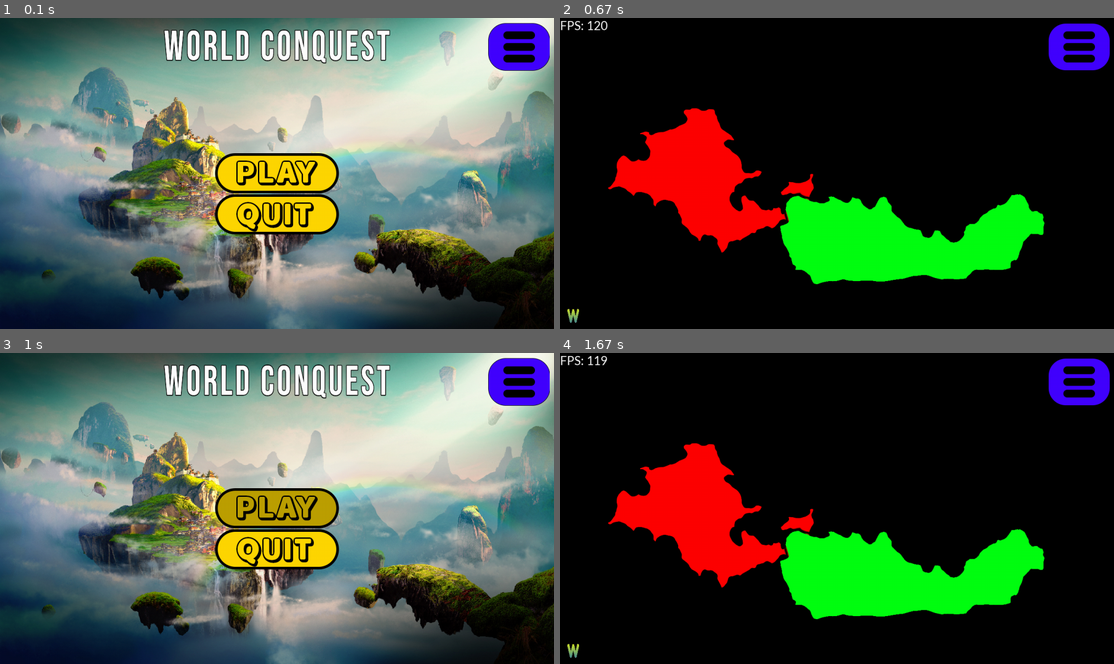
Above: before the commit, frames 1-4 (two rows, left to right).
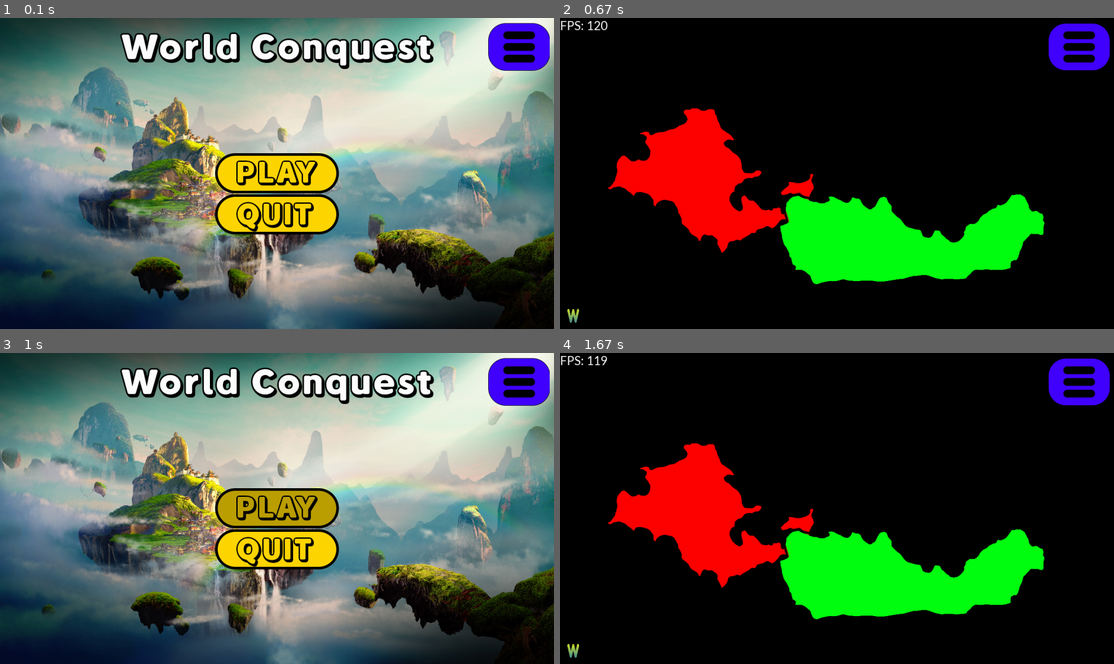
Above: after the commit, the same moments.

Repository: SWE2024/project-pygame
Game: pygame game, started from main.py
Two runs of this game, one before a commit and one after it. Both use one fixed random seed, a clock stepped at 60 frames per second and the inputs below.
Inputs (mouse positions are in pixels of both pictures, inside the frame that each line leads up to):
- Up to frame 1 (0.1 s): no input
- Up to frame 2 (0.67 s): click (837, 173) at 0.38 s
- Up to frame 3 (1 s): hold Tab from 0.67 s (still down)
- Up to frame 4 (1.67 s): release Tab at 1.13 s; click (665, 461) at 1.22 s; click (837, 508) at 1.55 s

The runs differ from the first frame. In frame 1, 4.3% of the frame differs, in the area x 21-79%, y 3-17%; in frame 2, nothing differs; in frame 3, 4.3%; in frame 4, nothing differs.

Commit message:
logo fix, folder fix

Diff:
--- a/main.py
+++ b/main.py
@@ -27,18 +27,18 @@
 pygame.display.set_caption('World Conquest')
 pygame.display.set_icon(icon)
 
-btnPlay = pygame.image.load(current_path + '/assets/btnPlay.png').convert_alpha()
-btnPlayHover = pygame.image.load(current_path + '/assets/btnPlayHover.png').convert_alpha()
-btnSettings = pygame.image.load(current_path + '/assets/btnSettings.png').convert_alpha()
-btnSettingsHover = pygame.image.load(current_path + '/assets/btnSettingsHover.png').convert_alpha()
-btnAudio = pygame.image.load(current_path + '/assets/btnAudio.png').convert_alpha()
-btnAudioHover = pygame.image.load(current_path + '/assets/btnAudioHover.png').convert_alpha()
-btnBack = pygame.image.load(current_path + '/assets/btnBack.png').convert_alpha()
-btnBackHover = pygame.image.load(current_path + '/assets/btnBackHover.png').convert_alpha()
-btnExit = pygame.image.load(current_path + '/assets/btnExit.png').convert_alpha()
-btnExitHover = pygame.image.load(current_path + '/assets/btnExitHover.png').convert_alpha()
-btnQuit = pygame.image.load(current_path + '/assets/btnQuit.png').convert_alpha()
-btnQuitHover = pygame.image.load(current_path + '/assets/btnQuitHover.png').convert_alpha()
+btnPlay = pygame.image.load(current_path + '/assets/buttons/btnPlay.png').convert_alpha()
+btnPlayHover = pygame.image.load(current_path + '/assets/buttons/btnPlayHover.png').convert_alpha()
+btnSettings = pygame.image.load(current_path + '/assets/buttons/btnSettings.png').convert_alpha()
+btnSettingsHover = pygame.image.load(current_path + '/assets/buttons/btnSettingsHover.png').convert_alpha()
+btnAudio = pygame.image.load(current_path + '/assets/buttons/btnAudio.png').convert_alpha()
+btnAudioHover = pygame.image.load(current_path + '/assets/buttons/btnAudioHover.png').convert_alpha()
+btnBack = pygame.image.load(current_path + '/assets/buttons/btnBack.png').convert_alpha()
+btnBackHover = pygame.image.load(current_path + '/assets/buttons/btnBackHover.png').convert_alpha()
+btnExit = pygame.image.load(current_path + '/assets/buttons/btnExit.png').convert_alpha()
+btnExitHover = pygame.image.load(current_path + '/assets/buttons/btnExitHover.png').convert_alpha()
+btnQuit = pygame.image.load(current_path + '/assets/buttons/btnQuit.png').convert_alpha()
+btnQuitHover = pygame.image.load(current_path + '/assets/buttons/btnQuitHover.png').convert_alpha()
 imgLogo = pygame.image.load(current_path + '/assets/imgLogo.png').convert_alpha()
 imgBackground = pygame.image.load(current_path + '/assets/imgBackground.jpg').convert()
 current_background = None
@@ -87,7 +87,7 @@
         self.fullscreen = init_fullscreen
 
         # load startup music
-        change_music(current_path + '/assets/musicMenu.mp3')
+        change_music(current_path + '/assets/music/musicMenu.mp3')
 
     def render(self, screen):
         """
@@ -109,7 +109,7 @@
 
             screen.blit(current_background, (0, 0))
 
-            screen.blit(imgLogo, (screen.get_width() * 0.5 - 375, 10))
+            screen.blit(imgLogo, (screen.get_width() * 0.5 - 363, 20))
 
             areaPlayBtn = pygame.Rect(screen.get_width() * 0.5 - 152.5, screen.get_height() * 0.5 - 47.5, 305, 95)
             screen.blit(btnPlay, (screen.get_width() * 0.5 - 152.5, screen.get_height() * 0.5 - 47.5))
@@ -145,7 +145,7 @@
                 if event.type == pygame.MOUSEBUTTONDOWN:
                     if areaPlayBtn.collidepoint(event.pos):
                         self.current_page = self.game
-                        change_music(current_path + '/assets/musicBackground.mp3')
+                        change_music(current_path + '/assets/music/musicBackground.mp3')
                         return
                     if areaQuitBtn.collidepoint(event.pos):
                         running = False
@@ -261,8 +261,8 @@
     def game(self):
         global running, screen
 
-        c1 = pygame.image.load(current_path + '/assets/country1.png').convert_alpha()
-        c2 = pygame.image.load(current_path + '/assets/country2.png').convert_alpha()
+        c1 = pygame.image.load(current_path + '/assets/countries/country1.png').convert_alpha()
+        c2 = pygame.image.load(current_path + '/assets/countries/country2.png').convert_alpha()
 
         while 1:
             screen.fill("black")
@@ -291,7 +291,7 @@
             if keys[pygame.K_TAB]:
                 self.current_page = self.menu
                 # load menu music
-                change_music(current_path + '/assets/musicMenu.mp3')
+                change_music(current_path + '/assets/music/musicMenu.mp3')
                 return
             if keys[pygame.K_ESCAPE]:
                 running = False
@@ -377,7 +377,7 @@
                     if areaExitBtn.collidepoint(event.pos):
                         self.current_page = self.menu
                         # load menu music
-                        change_music(current_path + '/assets/musicMenu.mp3')
+                        change_music(current_path + '/assets/music/musicMenu.mp3')
                         return
                     if areaSettingsBtn.collidepoint(event.pos):
                         self.current_page = self.game
Renamed: assets/btnAudio.png -> assets/buttons/btnAudio.png
Renamed: assets/btnAudioHover.png -> assets/buttons/btnAudioHover.png
Renamed: assets/btnBack.png -> assets/buttons/btnBack.png
Renamed: assets/btnBackHover.png -> assets/buttons/btnBackHover.png
Renamed: assets/btnExit.png -> assets/buttons/btnExit.png
Renamed: assets/btnExitHover.png -> assets/buttons/btnExitHover.png
Renamed: assets/btnPlay.png -> assets/buttons/btnPlay.png
Renamed: assets/btnPlayHover.png -> assets/buttons/btnPlayHover.png
Renamed: assets/btnQuit.png -> assets/buttons/btnQuit.png
Renamed: assets/btnQuitHover.png -> assets/buttons/btnQuitHover.png
Renamed: assets/btnSettings.png -> assets/buttons/btnSettings.png
Renamed: assets/btnSettingsHover.png -> assets/buttons/btnSettingsHover.png
(and 5 more such lines)
